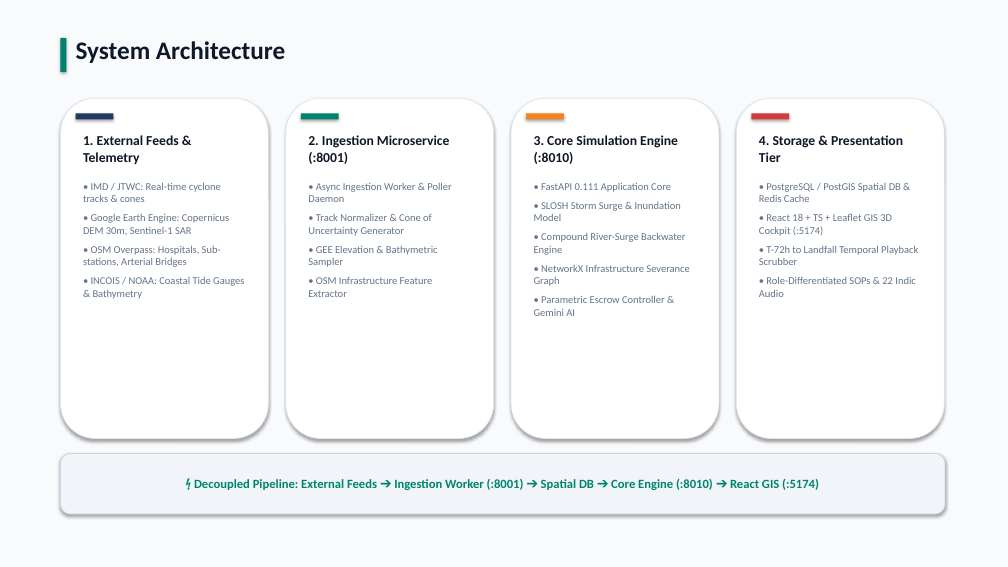
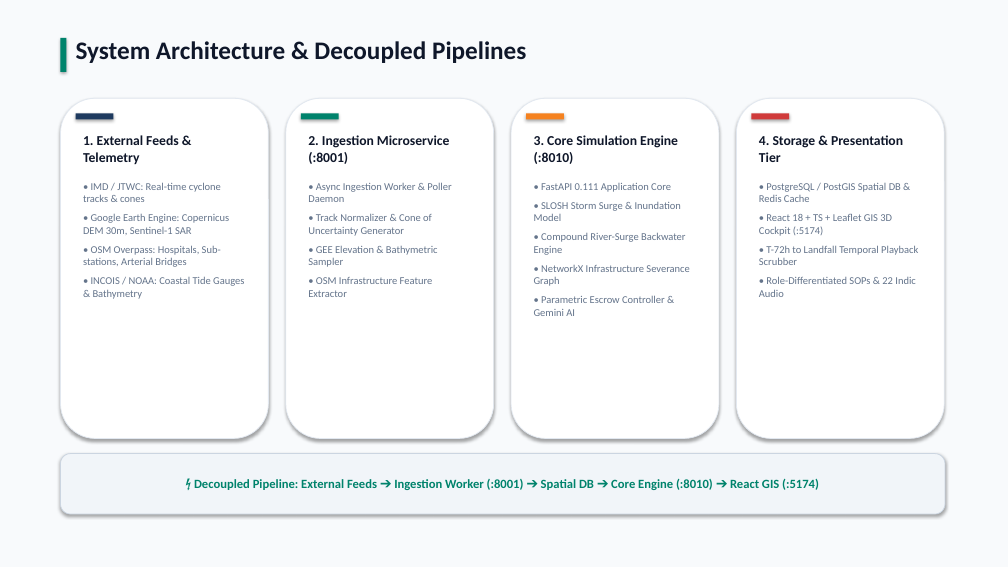
Before and after one commit to chiraghs/PRAHAR, a slide deck: slide 10 of pitch-deck/PRAHAR-Pitch-Deck.pptx. Drawn at 1008x567 pixels with LibreOffice and Linux fonts; fonts in the diff are those of the drawing. Boxes give left, top, right and bottom in pixels: in the first picture for what was removed or moved away, otherwise in the second. Text is boxed around its words. In the diff, an @@ line names an element or a change of style, - is before the commit and + after.

```diff
--- a/pitch-deck/PRAHAR-Pitch-Deck.pptx
+++ b/pitch-deck/PRAHAR-Pitch-Deck.pptx
@@ text at bbox=[76, 41, 526, 63]: text changed @@
-System Architecture
+System Architecture & Decoupled Pipelines
```
Also in this commit, not shown: 1 slide added, 5 other files.
